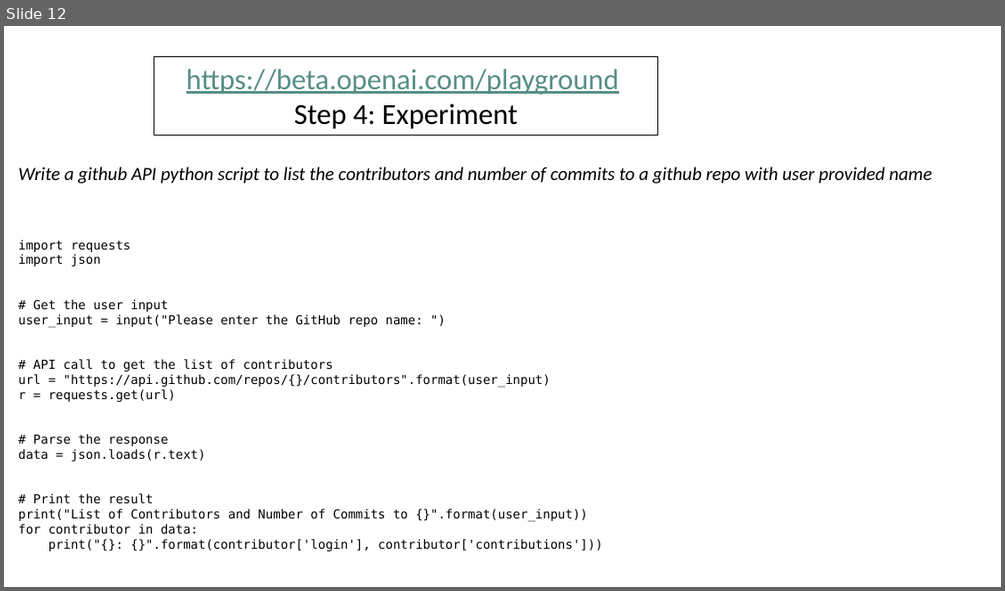
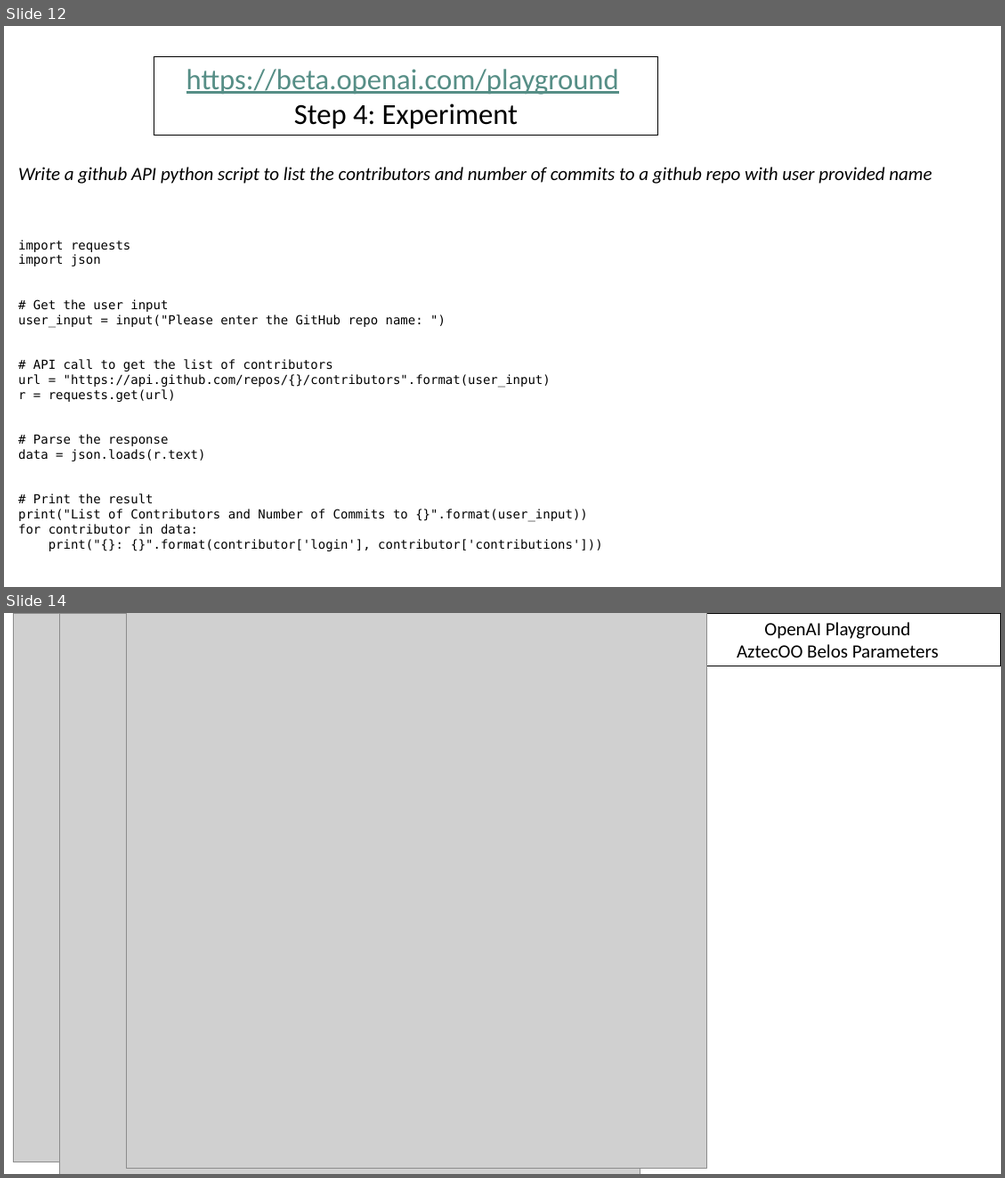
Before and after one commit to maherou/Teaching, a slide deck: files/CS373/GenerativeAITools/GenerativeAITools.pptx. Shown one above the other, each under a label of ours: slide 12 before the commit, slides 12 and 14 after it; the slides between them are not shown. The pictures are 1005x591 and 1005x1178 pixels, drawn with LibreOffice and Linux fonts; fonts in the diff are those of the drawing; grey boxes stand for pictures. Boxes give left, top, right and bottom in pixels: in the first picture for what was removed or moved away, otherwise in the second. Text is boxed around its words. In the diff, an @@ line names an element or a change of style, - is before the commit and + after.

```diff
--- a/files/CS373/GenerativeAITools/GenerativeAITools.pptx
+++ b/files/CS373/GenerativeAITools/GenerativeAITools.pptx
@@ slide 14 added at [4,613,1001,1174], background #FFFFFF @@
@@ picture added at [13,613,648,1162] @@
@@ picture added at [59,613,639,1174] @@
@@ picture added at [126,613,706,1167] @@
@@ rectangle added at [674,613,1001,666], fill #FFFFFF, outline #000000 1 pt, 18 pt, text #000000 @@
+OpenAI Playground
+AztecOO Belos Parameters
```
Also in this commit, not shown: 1 other slide added, 16 other files.
